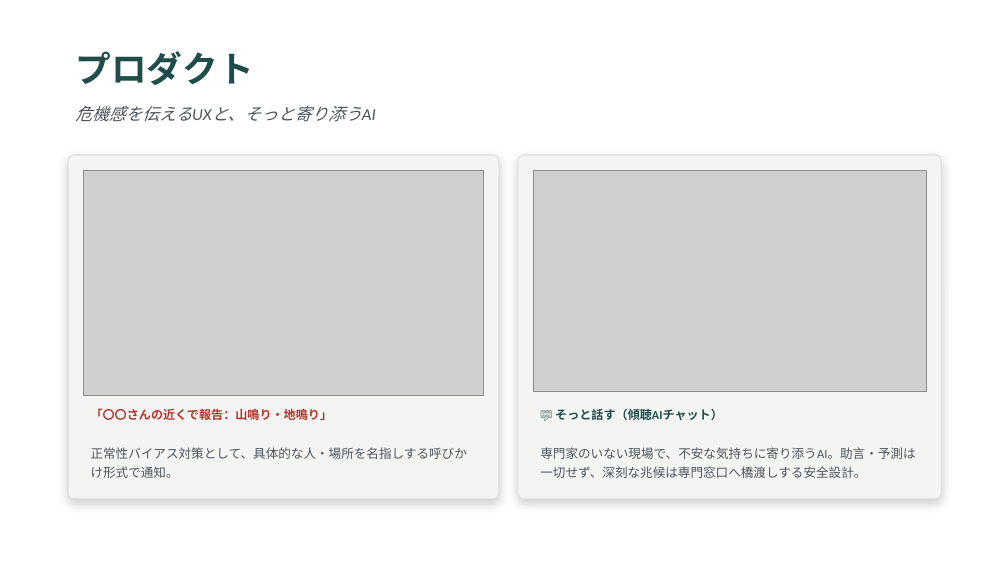
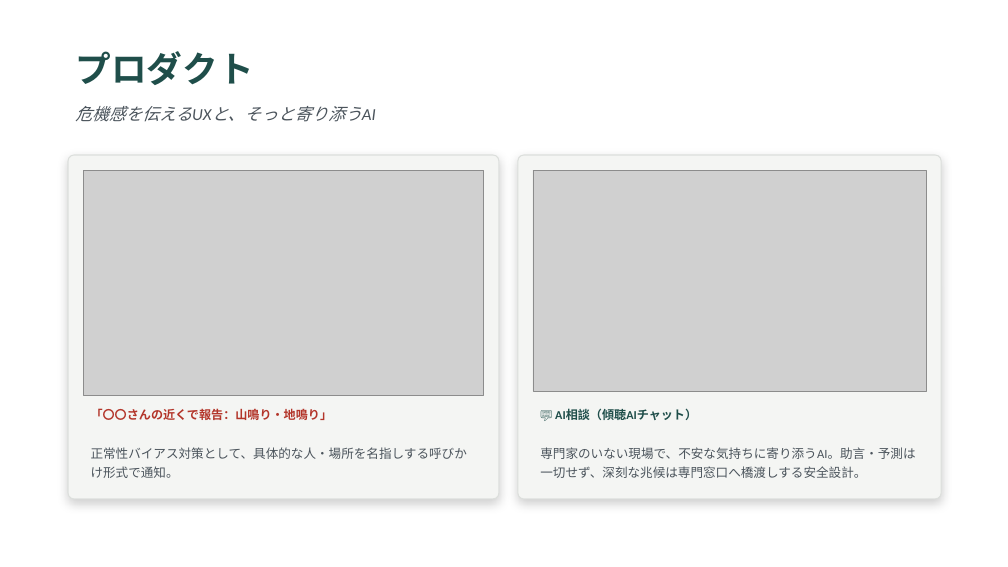
Before and after one commit to gurii-gabreh/Kizashi, a slide deck: slide 5 of kizashi-app/submission/presentation.pptx. Drawn at 1008x567 pixels with LibreOffice and Linux fonts; fonts in the diff are those of the drawing; grey boxes stand for pictures. Boxes give left, top, right and bottom in pixels: in the first picture for what was removed or moved away, otherwise in the second. Text is boxed around its words. In the diff, an @@ line names an element or a change of style, - is before the commit and + after.

```diff
--- a/kizashi-app/submission/presentation.pptx
+++ b/kizashi-app/submission/presentation.pptx
@@ text at [566,408,697,420]: text changed @@
-💬 そっと話す（傾聴AIチャット）
+💬 AI相談（傾聴AIチャット）
```
Also in this commit, not shown: 3 other slides changed.
